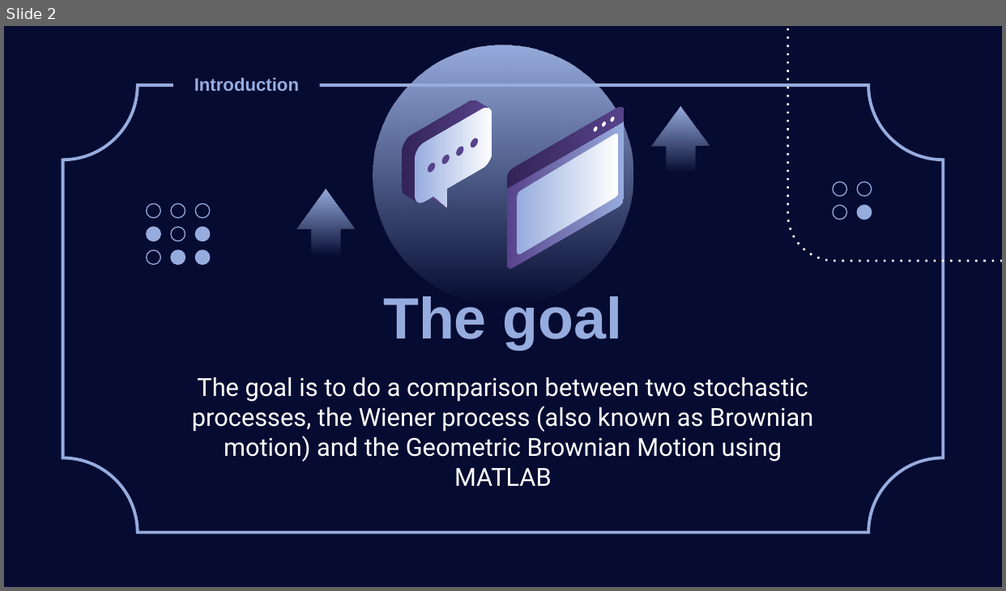
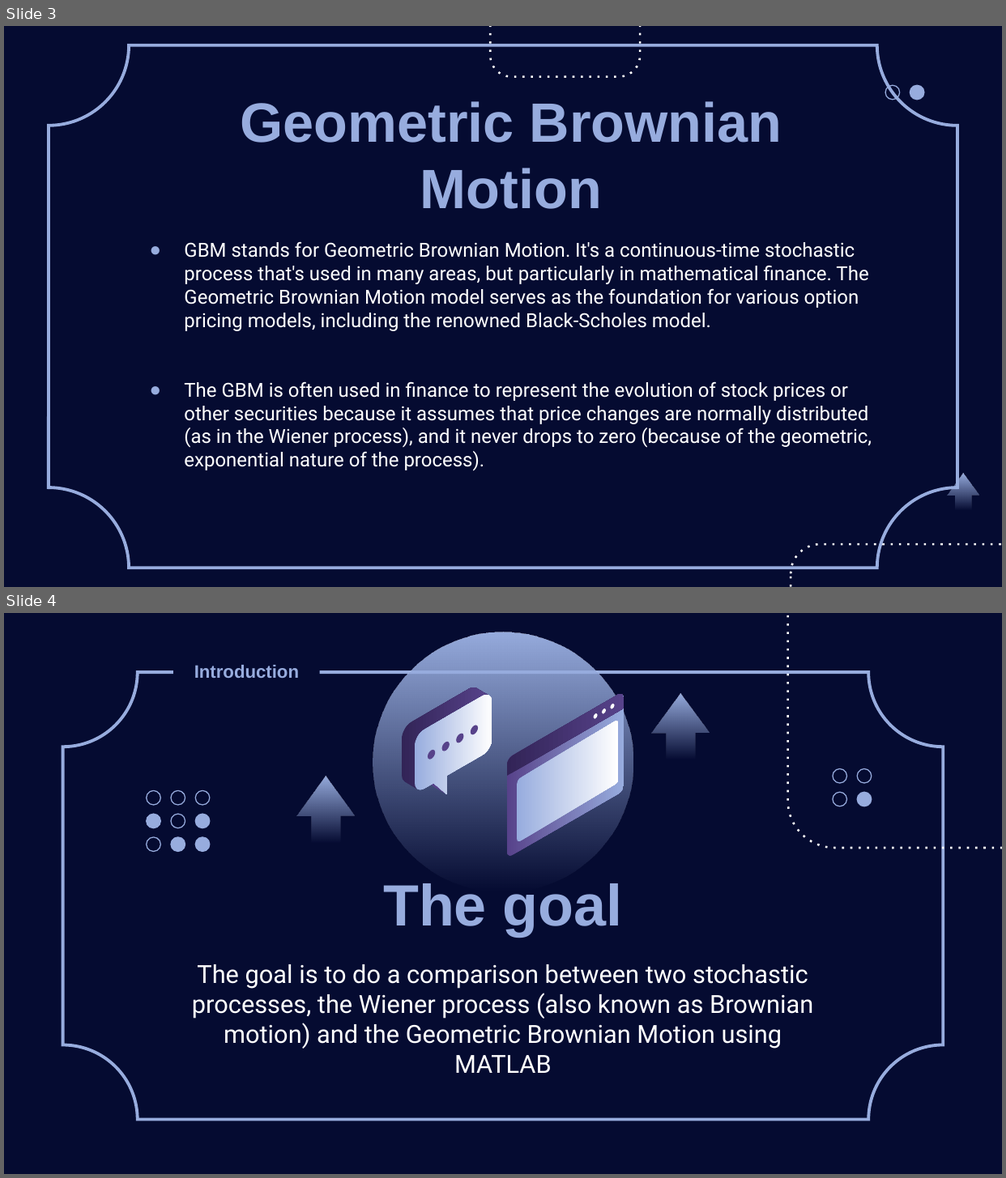
Before and after one commit to EnzoHaegel/FinancialComputing, a slide deck: 710882199 - Enzo Haegel - Financial Computing.pptx. Shown one above the other, each under a label of ours: slide 2 before the commit, slides 3 and 4 after it. The pictures are 1006x591 and 1006x1178 pixels, drawn with LibreOffice and Linux fonts; fonts in the diff are those of the drawing. Boxes give left, top, right and bottom in pixels: in the first picture for what was removed or moved away, otherwise in the second. Text is boxed around its words. In the diff, an @@ line names an element or a change of style, - is before the commit and + after.

Commit message:
update pptx

```diff
--- a/710882199 - Enzo Haegel - Financial Computing.pptx
+++ b/710882199 - Enzo Haegel - Financial Computing.pptx
@@ slide 3 added at (4,26,1002,587), background #050B31 @@
@@ plaque added at (49,45,958,568), outline #97ACDE 2.25 pt @@
@@ rounded rectangle added at (490,26,640,77), outline #FFFFFF 1.5 pt dashed @@
@@ ellipse added at (885,85,899,99), outline #97ACDE 0.75 pt @@
@@ ellipse added at (910,85,924,99), fill #97ACDE, outline #97ACDE 0.75 pt @@
@@ title added at (241,101,782,209), 40 pt, text #97ACDE, bold @@
+Geometric Brownian Motion
@@ subtitle added at (184,241,872,472), 14 pt, text #FFFFFF @@
+● GBM stands for Geometric Brownian Motion. It's a continuous-time stochastic process that's used in many areas, but particularly in mathematical finance. The Geometric Brownian Motion model serves as the foundation for various option pricing models, including the renowned Black-Scholes model.
+● The GBM is often used in finance to represent the evolution of stock prices or other securities because it assumes that price changes are normally distributed (as in the Wiener process), and it never drops to zero (because of the geometric, exponential nature of the process).
@@ up arrow added at (947,474,979,510), fill gradient #97ACDE @@
@@ rounded rectangle added at (791,545,1002,587), outline #FFFFFF 1.5 pt dashed @@
@@ what was slide 2 is now slide 4 @@
```
Also in this commit, not shown: 1 other slide added.
